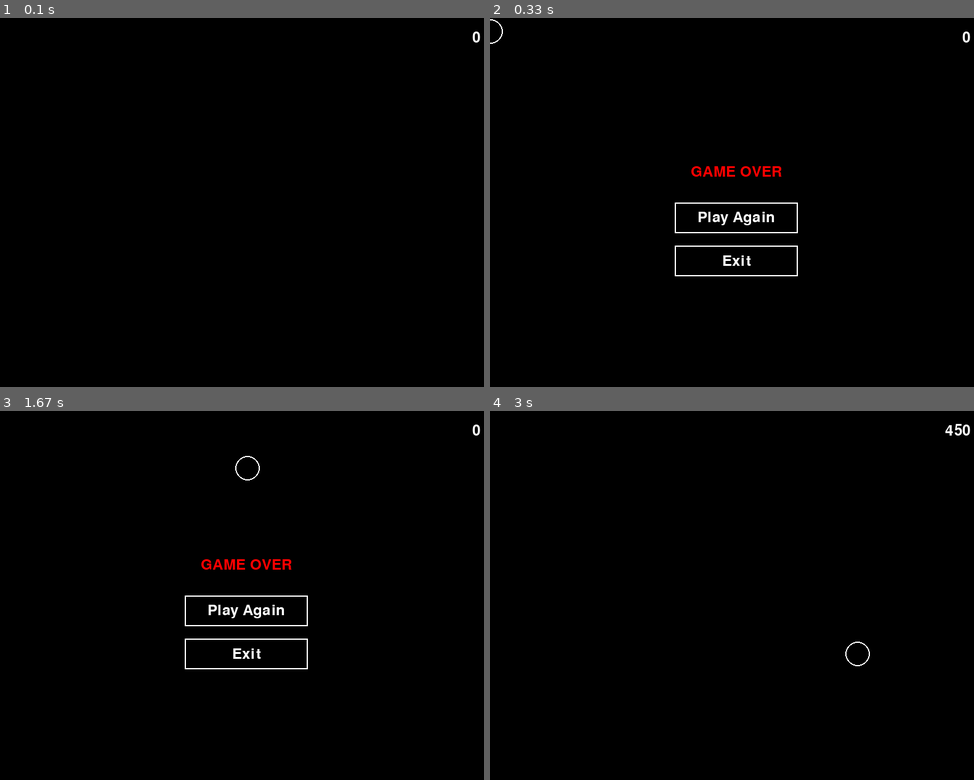
Above: before the commit, frames 1-4 (two rows, left to right).
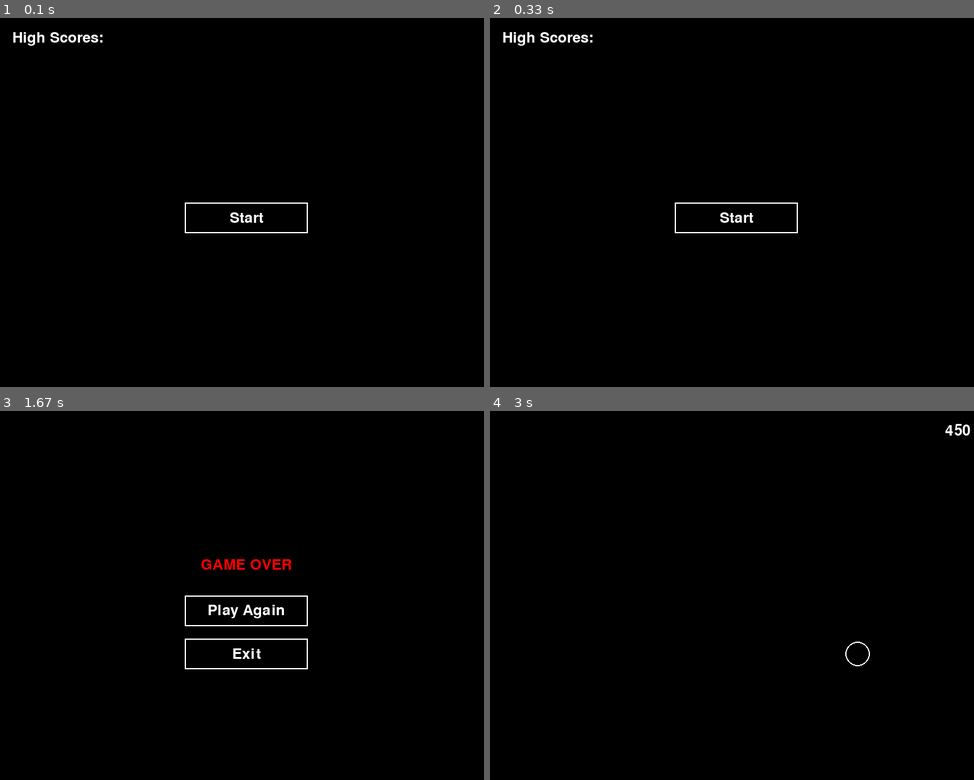
Above: after the commit, the same moments.

Repository: thomasteinhoff/pygameSlop1
Game: pygame game, started from root/run.py
Same seed, same stepped clock (60 frames per second), same inputs: the game is played once before the commit and once after it.
Inputs (mouse positions are in pixels of both pictures, inside the frame that each line leads up to):
- Up to frame 1 (0.1 s): no input
- Up to frame 2 (0.33 s): no input
- Up to frame 3 (1.67 s): click (246, 595) at 0.38 s; click (91, 540) at 0.72 s; click (319, 466) at 1.05 s; click (256, 470) at 1.38 s
- Up to frame 4 (3 s): click "Play Again" at 1.72 s; click (920, 735) at 2.05 s; click (833, 565) at 2.38 s; click (877, 750) at 2.72 s

The runs differ from the first frame. In frame 1, 0.6% of the frame differs, in the area x 2-100%, y 3-59%; in frame 2, 1.2%, in the area x 0-100%, y 0-70%; in frame 3, less than 0.1%; in frame 4, nothing differs.

Commit message:
feat(ver 2.2.0): added start screen

Diff:
--- a/root/src/game.py
+++ b/root/src/game.py
@@ -26,6 +26,10 @@
 
         self.highscore_mgr = HighscoreManager()
 
+        self.state = "start"
+        self.start_button = None
+        self.highscores = self.highscore_mgr.get_highscores()
+
     def _spawn_entity_offscreen(self):
         import random
         side = random.choice(["left", "right", "top", "bottom"])
@@ -42,7 +46,7 @@
     def run(self):
         while self.running:
             self._handle_events()
-            if not self.game_over:
+            if self.state == "playing" and not self.game_over:
                 self._update()
             self._draw()
             pygame.display.flip()
@@ -56,13 +60,29 @@
                 self.running = False
 
             if event.type == pygame.MOUSEBUTTONDOWN and event.button == 1:
-                if not self.game_over:
-                    killed = self.cubes.handle_click(event.pos)
-                    if killed:
-                        self.score += killed * CUBE_SCORE
-                else:
+                if self.state == "start":
+                    if self.start_button and self.start_button.collidepoint(event.pos):
+                        self.state = "playing"
+                        self.score = 0
+                        self.last_time = pygame.time.get_ticks()
+                        self.entity = self._spawn_entity_offscreen()
+                        self.cubes = CubeManager(WIDTH, HEIGHT, max_cubes=CUBE_MAX_COUNT)
+                        self.game_over = False
+                        pygame.event.set_grab(True)
+                elif self.state == "playing":
+                    if not self.game_over:
+                        killed = self.cubes.handle_click(event.pos)
+                        if killed:
+                            self.score += killed * CUBE_SCORE
+                elif self.state == "game_over" or self.game_over:
                     if hasattr(self, "replay_button") and self.replay_button.collidepoint(event.pos):
-                        self.__init__()
+                        self.state = "playing"
+                        self.score = 0
+                        self.last_time = pygame.time.get_ticks()
+                        self.entity = self._spawn_entity_offscreen()
+                        self.cubes = CubeManager(WIDTH, HEIGHT, max_cubes=CUBE_MAX_COUNT)
+                        self.game_over = False
+                        pygame.event.set_grab(True)
                     if hasattr(self, "quit_button") and self.quit_button.collidepoint(event.pos):
                         self.running = False
 
@@ -77,19 +97,56 @@
 
         if self.entity.pos.distance_to(pygame.mouse.get_pos()) <= self.entity.radius:
             self.game_over = True
+            self.state = "game_over"
             self.highscore_mgr.add_if_highscore(self.score)
             self.highscores = self.highscore_mgr.get_highscores()
 
     def _draw(self):
         self.screen.fill((0, 0, 0))
-        self.entity.draw(self.screen)
-        self.cubes.draw(self.screen)
 
-        score_surf = self.font.render(str(self.score), True, (255, 255, 255))
-        score_rect = score_surf.get_rect(topright=(WIDTH - 20, 20))
-        self.screen.blit(score_surf, score_rect)
+        if self.state == "start":
+            y_offset = 20
+            draw_text(self.screen, "High Scores:", (20, y_offset), font=self.font)
+            y_offset += 40
+            for name, sc in self.highscores:
+                text = f"{name}: {sc}"
+                draw_text(self.screen, text, (20, y_offset), font=self.font)
+                y_offset += 36
 
-        if self.game_over:
+            from pygame import Rect
+            self.start_button = Rect(WIDTH//2 - 100, HEIGHT//2, 200, 50)
+            draw_button(self.screen, self.start_button, "Start", font=self.font)
+
+        elif self.state == "playing":
+            self.entity.draw(self.screen)
+            self.cubes.draw(self.screen)
+
+            score_surf = self.font.render(str(self.score), True, (255, 255, 255))
+            score_rect = score_surf.get_rect(topright=(WIDTH - 20, 20))
+            self.screen.blit(score_surf, score_rect)
+
+            if self.game_over:
+                pygame.event.set_grab(False)
+                y_offset = 20
+                for name, sc in self.highscores:
+                    text = f"{name}: {sc}"
+                    draw_text(self.screen, text, (20, y_offset), font=self.font)
+                    y_offset += 36
+
+                go_surf = self.font.render("GAME OVER", True, (255, 0, 0))
+                go_rect = go_surf.get_rect(center=(WIDTH//2, HEIGHT//2 - 50))
+                self.screen.blit(go_surf, go_rect)
+
+                # buttons
+                from pygame import Rect
+                self.replay_button = Rect(WIDTH//2 - 100, HEIGHT//2, 200, 50)
+                self.quit_button = Rect(WIDTH//2 - 100, HEIGHT//2 + 70, 200, 50)
+
+                draw_button(self.screen, self.replay_button, "Play Again", font=self.font)
+                draw_button(self.screen, self.quit_button, "Exit", font=self.font)
+
+        elif self.state == "game_over":
+            pygame.event.set_grab(False)
             y_offset = 20
             for name, sc in self.highscores:
                 text = f"{name}: {sc}"
